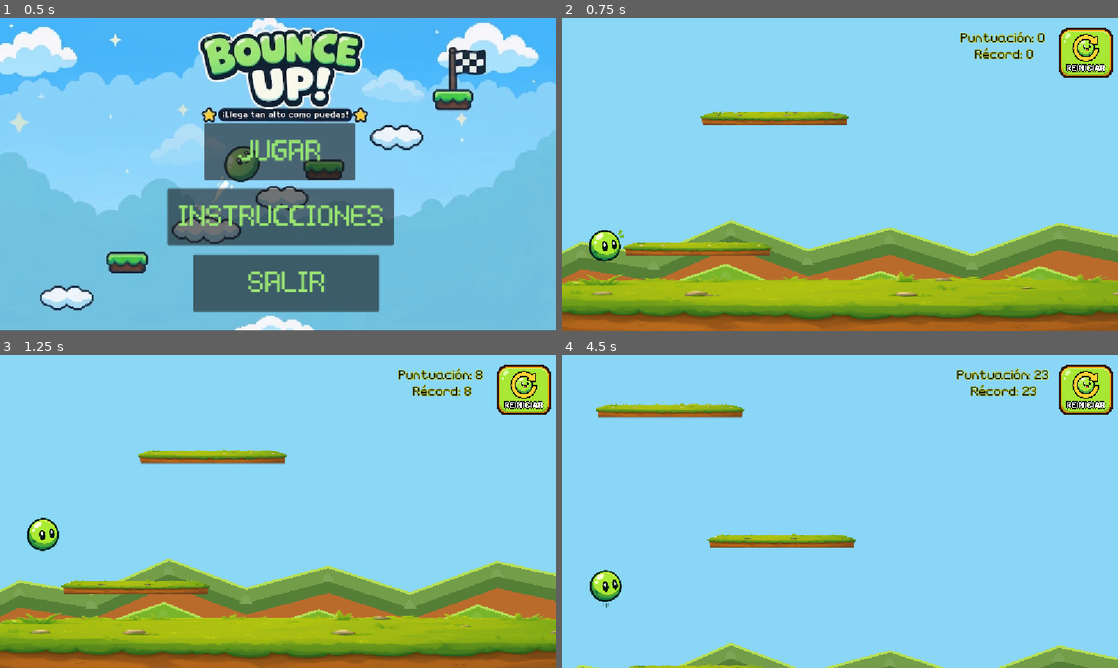
Above: before the commit, frames 1-4 (two rows, left to right).
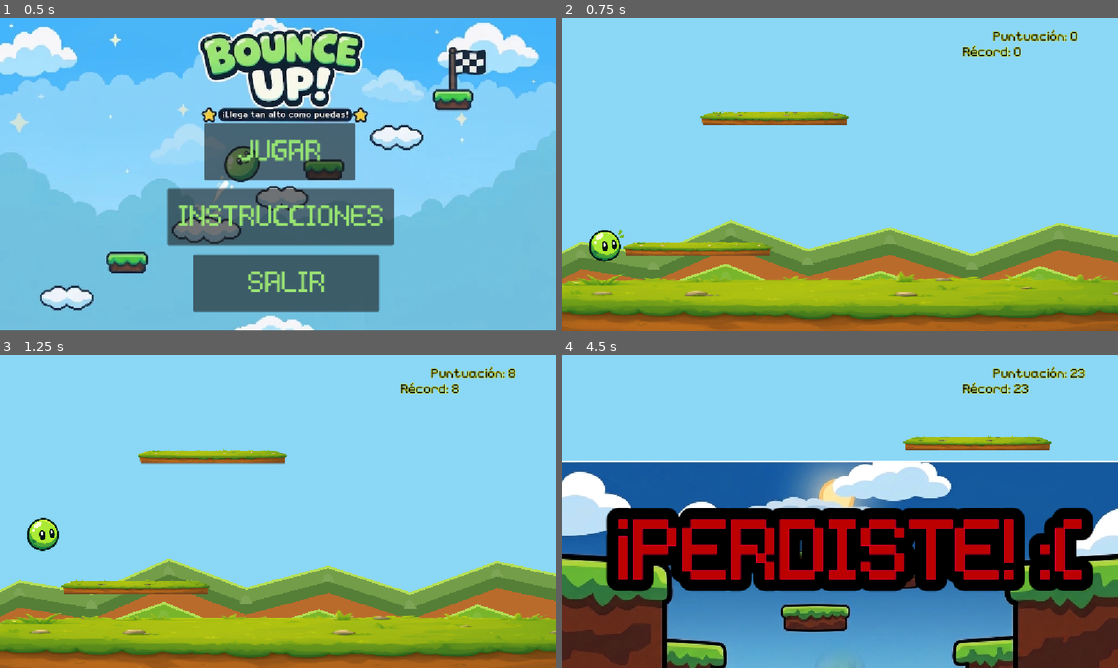
Above: after the commit, the same moments.

Repository: Miranda-511/Bounce-Up-
Game: Godot game, scene res://escenas/menu.tscn
Two runs of this game, one before a commit and one after it. Both use one fixed random seed, a clock stepped at 60 frames per second and the inputs below.
Inputs (mouse positions are in pixels of both pictures, inside the frame that each line leads up to):
- Up to frame 1 (0.5 s): no input
- Up to frame 2 (0.75 s): click "JUGAR" at 0.5 s
- Up to frame 3 (1.25 s): no input
- Up to frame 4 (4.5 s): click (1084, 389) at 1.27 s; click (1084, 389) at 2.02 s; click (1084, 389) at 2.77 s

Frame 1 is identical in both runs. In frame 2, 2.3% of the frame differs, in the area x 71-100%, y 3-20%; in frame 3, 2.3%; in frame 4, 71%, in the area x 0-100%, y 3-100%.

Commit message:
game over screen (CON ERRORES)

Diff:
--- a/escenas/gameover.tscn
+++ b/escenas/gameover.tscn
@@ -1,14 +1,146 @@
 [gd_scene format=3 uid="uid://dgtvx408ta2qj"]
 
-[node name="gameover" type="Control" unique_id=574312247]
+[ext_resource type="Texture2D" uid="uid://ciaees4ixda0s" path="res://assets/game over bg.jpg" id="1_ys24l"]
+[ext_resource type="Texture2D" uid="uid://bvjl6k302vygj" path="res://assets/restart button bounce up.png" id="2_prenm"]
+[ext_resource type="Texture2D" uid="uid://lub1k3ynyo3k" path="res://assets/restart button bounce up PRESSED.png" id="3_a75a3"]
+[ext_resource type="FontFile" uid="uid://c4a6oj1d3qow6" path="res://font/lower-pixel.regular.otf" id="4_merfv"]
+
+[sub_resource type="GDScript" id="GDScript_ys24l"]
+resource_name = "game_over"
+script/source = "
+extends Control
+
+
+func _ready():
+
+	var restart_button = find_child(\"RestartButton\", true, false)
+
+	if restart_button:
+		restart_button.pressed.connect(_on_restart_pressed)
+
+
+func setup(final_score: int, best_score: int):
+
+	var score_label = find_child(\"ScoreLabel\", true, false)
+	var best_score_label = find_child(\"BestScoreLabel\", true, false)
+
+	if score_label:
+		score_label.text = \"Puntuación: \" + str(final_score)
+
+	if best_score_label:
+		best_score_label.text = \"Récord: \" + str(best_score)
+
+
+func _on_restart_pressed():
+
+	get_tree().reload_current_scene()
+"
+
+[sub_resource type="GDScript" id="GDScript_nrxm1"]
+resource_name = "restart"
+script/source = "extends TextureButton
+
+func _ready():
+	pressed.connect(_on_pressed)
+
+func _on_pressed():
+	get_tree().reload_current_scene()
+"
+
+[sub_resource type="LabelSettings" id="LabelSettings_ewdes"]
+font = ExtResource("4_merfv")
+font_size = 80
+font_color = Color(0, 0, 0, 1)
+outline_size = 4
+outline_color = Color(1, 1, 0, 1)
+shadow_size = 15
+shadow_color = Color(1, 1, 0, 1)
+shadow_offset = Vector2(0, 0)
+
+[sub_resource type="LabelSettings" id="LabelSettings_eaw6l"]
+font = ExtResource("4_merfv")
+font_size = 175
+font_color = Color(0.7372549, 0, 0, 1)
+outline_size = 5
+outline_color = Color(1, 0, 0.24313726, 1)
+shadow_size = 100
+shadow_color = Color(0, 0, 0, 1)
+shadow_offset = Vector2(0, 0)
+
+[node name="GameOver" type="Control" unique_id=574312247]
 layout_mode = 3
 anchors_preset = 15
 anchor_right = 1.0
 anchor_bottom = 1.0
 grow_horizontal = 2
 grow_vertical = 2
+script = SubResource("GDScript_ys24l")
 
 [node name="TextureRect" type="TextureRect" parent="." unique_id=1827750454]
+layout_mode = 1
+offset_left = -19.0
+offset_top = -16.0
+offset_right = 1168.0
+offset_bottom = 668.0
+texture = ExtResource("1_ys24l")
+expand_mode = 1
+
+[node name="RestartButton" type="TextureButton" parent="." unique_id=2130504874]
 layout_mode = 0
-offset_right = 40.0
-offset_bottom = 40.0
+offset_left = 877.0
+offset_top = 418.0
+offset_right = 1527.1589
+offset_bottom = 1010.74304
+scale = Vector2(0.37529266, 0.37452996)
+size_flags_horizontal = 3
+size_flags_vertical = 3
+texture_normal = ExtResource("2_prenm")
+texture_pressed = ExtResource("3_a75a3")
+ignore_texture_size = true
+stretch_mode = 0
+script = SubResource("GDScript_nrxm1")
+
+[node name="ScoreLabel" type="Label" parent="." unique_id=1763219133]
+layout_mode = 1
+anchors_preset = -1
+anchor_left = -0.8334517
+anchor_top = -0.23049885
+anchor_right = -0.43327808
+anchor_bottom = -0.15025192
+offset_left = 1212.1364
+offset_top = 427.36325
+offset_right = 1401.1364
+offset_bottom = 455.36325
+text = "Puntuación: 0"
+label_settings = SubResource("LabelSettings_ewdes")
+horizontal_alignment = 1
+vertical_alignment = 1
+metadata/_edit_use_anchors_ = true
+
+[node name="BestScoreLabel" type="Label" parent="." unique_id=1675372408]
+layout_mode = 1
+anchors_preset = -1
+anchor_left = -0.73956895
+anchor_top = -0.11473489
+anchor_right = -0.51474255
+anchor_bottom = -0.03448797
+offset_left = 1191.9834
+offset_top = 439.3482
+offset_right = 1380.9834
+offset_bottom = 467.3482
+text = "Récord: 0"
+label_settings = SubResource("LabelSettings_ewdes")
+horizontal_alignment = 1
+vertical_alignment = 1
+metadata/_edit_use_anchors_ = true
+
+[node name="TitleLabel" type="Label" parent="." unique_id=1319267948]
+layout_mode = 0
+offset_left = 110.0
+offset_top = 83.0
+offset_right = 1083.0
+offset_bottom = 268.0
+text = "¡PERDISTE! :("
+label_settings = SubResource("LabelSettings_eaw6l")
+horizontal_alignment = 1
+vertical_alignment = 1
--- a/escenas/main.tscn
+++ b/escenas/main.tscn
@@ -3,8 +3,6 @@
 [ext_resource type="PackedScene" uid="uid://cfsn8nl7xmay2" path="res://escenas/player.tscn" id="1_jumxm"]
 [ext_resource type="PackedScene" uid="uid://bdaevce65k24h" path="res://escenas/background.tscn" id="2_26pgj"]
 [ext_resource type="PackedScene" uid="uid://bqijyx2j6xcjs" path="res://escenas/floor.tscn" id="3_dkga6"]
-[ext_resource type="Texture2D" uid="uid://bvjl6k302vygj" path="res://assets/restart button bounce up.png" id="3_o8odp"]
-[ext_resource type="Texture2D" uid="uid://lub1k3ynyo3k" path="res://assets/restart button bounce up PRESSED.png" id="4_68mvh"]
 [ext_resource type="FontFile" uid="uid://c4a6oj1d3qow6" path="res://font/lower-pixel.regular.otf" id="6_a8p2b"]
 [ext_resource type="AudioStream" uid="uid://c847wwhkogxee" path="res://sound/the_mountain-retro-game-593063.mp3" id="10_dg7ii"]
 
@@ -169,22 +167,11 @@
 	next_platform_y -= VERTICAL_GAP
 "
 
-[sub_resource type="GDScript" id="GDScript_lyxkq"]
-resource_name = "restart"
-script/source = "extends TextureButton
-
-func _ready():
-	pressed.connect(_on_pressed)
-
-func _on_pressed():
-	get_tree().reload_current_scene()
-"
-
 [sub_resource type="LabelSettings" id="LabelSettings_kkt6c"]
 font = ExtResource("6_a8p2b")
 font_size = 27
 font_color = Color(0, 0, 0, 1)
-outline_size = 3
+outline_size = 4
 outline_color = Color(1, 1, 0, 1)
 
 [node name="main" type="Node2D" unique_id=1156450642]
@@ -203,40 +190,25 @@
 
 [node name="CanvasLayer" type="CanvasLayer" parent="." unique_id=1286689389]
 
-[node name="restartbutton" type="TextureButton" parent="CanvasLayer" unique_id=536586428]
-offset_left = 1029.0
-offset_top = 20.0
-offset_right = 1841.0
-offset_bottom = 755.0
-scale = Vector2(0.13944067, 0.14366874)
-size_flags_horizontal = 3
-size_flags_vertical = 3
-texture_normal = ExtResource("3_o8odp")
-texture_pressed = ExtResource("4_68mvh")
-ignore_texture_size = true
-stretch_mode = 0
-script = SubResource("GDScript_lyxkq")
-
 [node name="ScoreLabel" type="Label" parent="CanvasLayer" unique_id=1491639338]
-offset_left = 818.0
-offset_top = 28.0
-offset_right = 1007.0
-offset_bottom = 56.0
+offset_left = 893.0
+offset_top = 25.0
+offset_right = 1082.0
+offset_bottom = 53.0
 text = "Puntuación: 0"
 label_settings = SubResource("LabelSettings_kkt6c")
-horizontal_alignment = 1
 metadata/_edit_use_anchors_ = true
 
 [node name="BestScoreLabel" type="Label" parent="CanvasLayer" unique_id=477997808]
 anchors_preset = -1
 anchor_left = 0.051215276
-offset_left = 762.0
-offset_top = 62.0
-offset_right = 951.0
-offset_bottom = 90.0
+anchor_right = -0.0026041667
+offset_left = 833.0
+offset_top = 57.0
+offset_right = 1022.0
+offset_bottom = 85.0
 text = "Récord: 0"
 label_settings = SubResource("LabelSettings_kkt6c")
-horizontal_alignment = 1
 metadata/_edit_use_anchors_ = true
 
 [node name="background" parent="." unique_id=33009793 instance=ExtResource("2_26pgj")]
--- a/escenas/player.tscn
+++ b/escenas/player.tscn
@@ -13,10 +13,10 @@
 
 const CAMERA_SPEED = 1.0
 const CAMERA_TRIGGER = 260.0
-const FALL_LIMIT = 700.0
-const DEATH_DELAY = 0.8
+const DEATH_MARGIN = 180.0
 
 const SAVE_PATH = \"user://scores.cfg\"
+const GAME_OVER_SCENE = preload(\"res://escenas/gameover.tscn\")
 
 @onready var camera: Camera2D = $\"../Camera2D\"
 @onready var score_label: Label = $\"../CanvasLayer/ScoreLabel\"
@@ -26,9 +26,8 @@
 var start_y: float
 var highest_y: float
 var best_score: int = 0
-
+var current_score: int = 0
 var is_dead: bool = false
-var death_timer: float = 0.0
 
 
 func _ready():
@@ -36,24 +35,16 @@
 	start_y = global_position.y
 	highest_y = start_y
 
-	# CONFIGURACIÓN DEL SPRITE SHEET
 	sprite.hframes = 4
 	sprite.vframes = 4
 	sprite.frame = 0
 
-	# CARGAR RÉCORD
 	load_best_score()
 
 
 func _physics_process(delta: float) -> void:
 
-	# ESPERAR ANTES DE REINICIAR
 	if is_dead:
-		death_timer -= delta
-
-		if death_timer <= 0:
-			get_tree().reload_current_scene()
-
 		return
 
 	# GRAVEDAD
@@ -68,7 +59,7 @@
 	else:
 		velocity.x = move_toward(velocity.x, 0, SPEED)
 
-	# MOVIMIENTO Y COLISIONES
+	# MOVIMIENTO
 	move_and_slide()
 
 	# REBOTE AUTOMÁTICO
@@ -87,7 +78,7 @@
 	elif global_position.x > screen_width + WRAP_MARGIN:
 		global_position.x = -WRAP_MARGIN
 
-	# CÁMARA VERTICAL
+	# CÁMARA
 	if global_position.y < camera.global_position.y - CAMERA_TRIGGER:
 
 		var target_y = global_position.y + CAMERA_TRIGGER
@@ -98,29 +89,48 @@
 			min(CAMERA_SPEED * delta, 1.0)
 		)
 
-	# PUNTUACIÓN Y RÉCORD
+	# PUNTUACIÓN
 	if global_position.y < highest_y:
 		highest_y = global_position.y
 
-	var score = int((start_y - highest_y) / 10.0)
-	score = max(score, 0)
+	current_score = int((start_y - highest_y) / 10.0)
+	current_score = max(current_score, 0)
 
-	score_label.text = \"Puntuación: \" + str(score)
+	score_label.text = \"Puntuación: \" + str(current_score)
 
-	# COMPROBAR NUEVO RÉCORD
-	if score > best_score:
-		best_score = score
+	# RÉCORD
+	if current_score > best_score:
+		best_score = current_score
 		best_score_label.text = \"Récord: \" + str(best_score)
 		save_best_score()
 
-	# DETECTAR MUERTE
-	if sprite.global_position.y > camera.global_position.y + FALL_LIMIT:
+	# DETECTAR CAÍDA FUERA DE LA PANTALLA
+	var screen_bottom = camera.global_position.y + (
+		get_viewport_rect().size.y / 2.0
+	)
 
-		is_dead = true
-		death_timer = DEATH_DELAY
+	if sprite.global_position.y > screen_bottom + DEATH_MARGIN:
+		show_game_over()
 
 
-# ANIMACIÓN DEL JUGADOR
+# GAME OVER
+
+func show_game_over():
+
+	if is_dead:
+		return
+
+	is_dead = true
+	velocity = Vector2.ZERO
+
+	var game_over = GAME_OVER_SCENE.instantiate()
+
+	get_tree().current_scene.add_child(game_over)
+
+	game_over.setup(current_score, best_score)
+
+
+# ANIMACIÓN
 
 func update_animation():
 
@@ -137,7 +147,7 @@
 		sprite.frame = 12
 
 
-# CARGAR RÉCORD GUARDADO
+# CARGAR RÉCORD
 
 func load_best_score():
 
@@ -150,7 +160,7 @@
 	best_score_label.text = \"Récord: \" + str(best_score)
 
 
-# GUARDAR NUEVO RÉCORD
+# GUARDAR RÉCORD
 
 func save_best_score():
 
